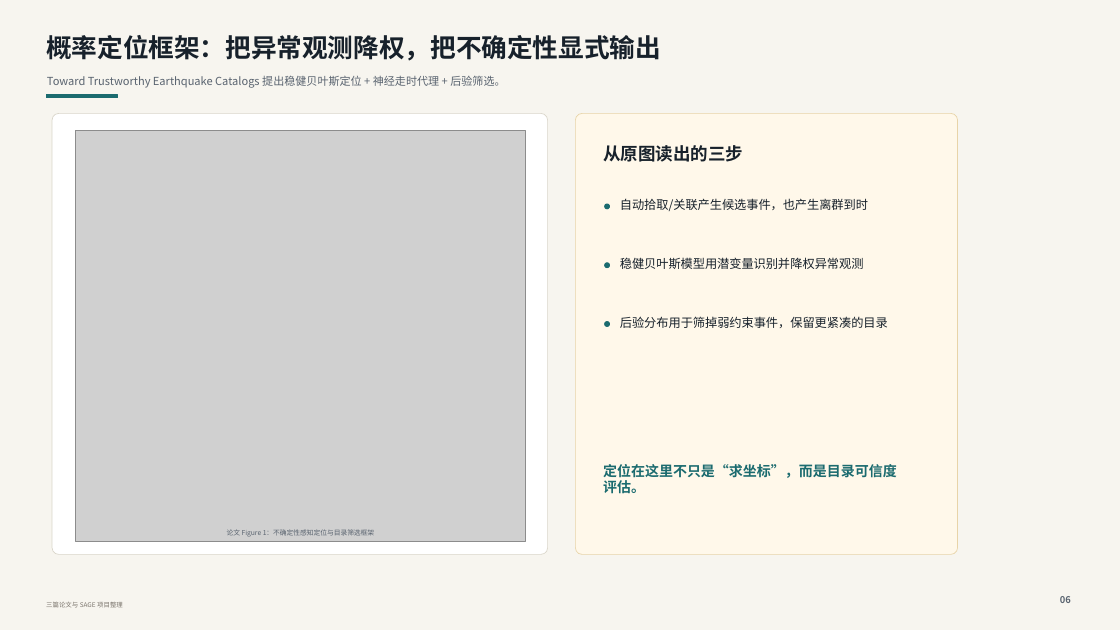
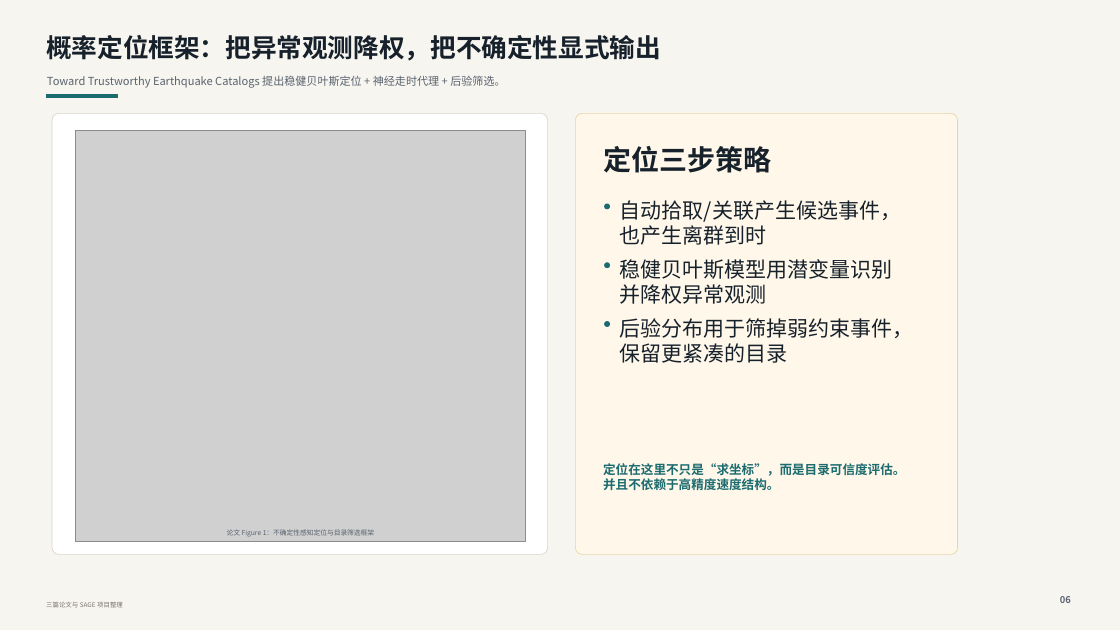
Before and after one commit to cangyeone/sage, a slide deck: slide 7 of deliverables/从自动编目到可信地震目录.pptx (slide 6 before the commit). Drawn at 1120x630 pixels with LibreOffice and Linux fonts; fonts in the diff are those of the drawing; grey boxes stand for pictures. Boxes give left, top, right and bottom in pixels: in the first picture for what was removed or moved away, otherwise in the second. Text is boxed around its words. In the diff, an @@ line names an element or a change of style, - is before the commit and + after.

```diff
--- a/deliverables/从自动编目到可信地震目录.pptx
+++ b/deliverables/从自动编目到可信地震目录.pptx
@@ text at (x1=603, y1=146, x2=771, y2=173): text changed; size 15 to 24 pt @@
-从原图读出的三步
+定位三步策略
@@ size 10.5 to 18 pt in 3 elements at (x1=620, y1=200, x2=901, y2=245), (x1=620, y1=259, x2=893, y2=304), (x1=620, y1=318, x2=914, y2=363) @@
@@ text at (x1=603, y1=463, x2=905, y2=490): text changed; size 12 to 10.8 pt @@
-定位在这里不只是“求坐标”，而是目录可信度评估。
+定位在这里不只是“求坐标”，而是目录可信度评估。并且不依赖于高精度速度结构。
```
Also in this commit, not shown: 12 other slides changed, 5 slides added, 16 other files.
